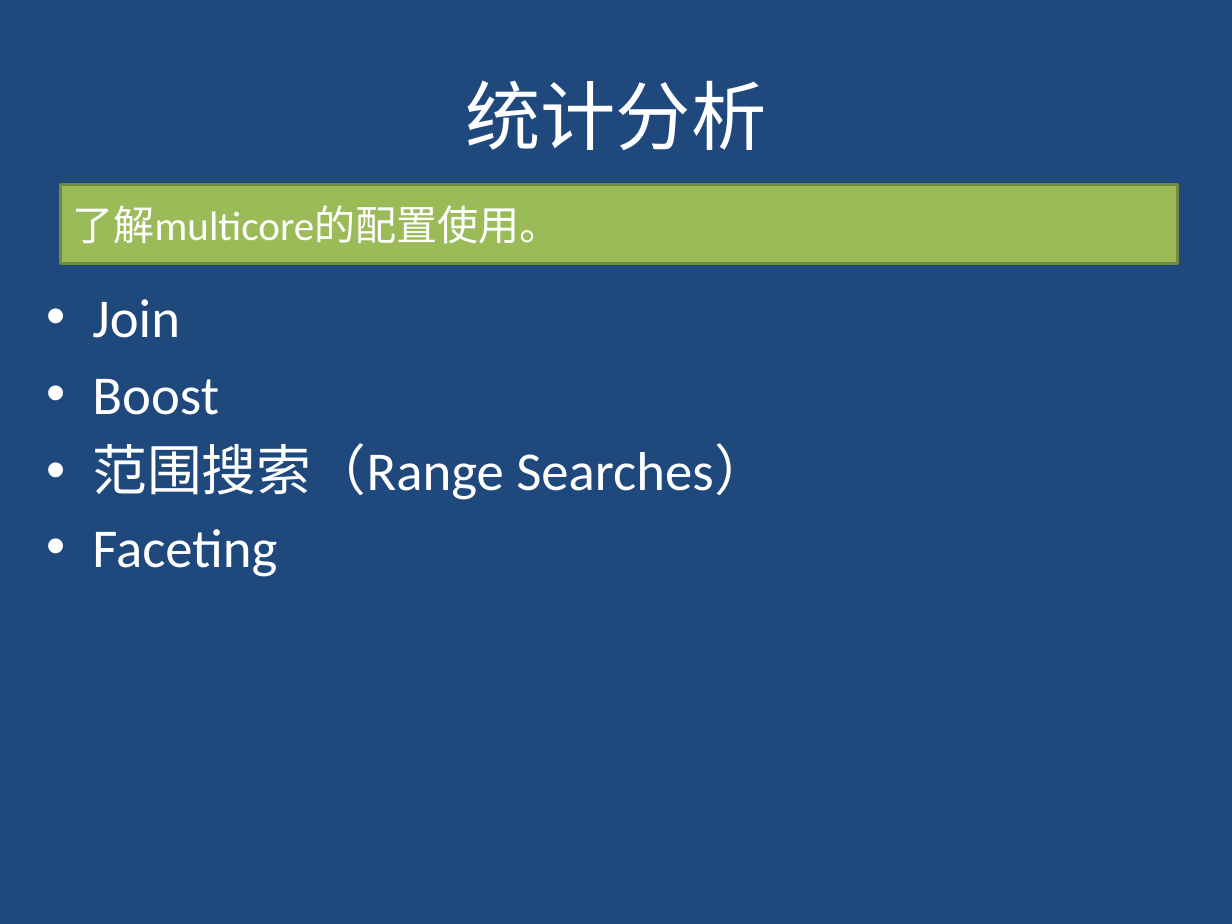
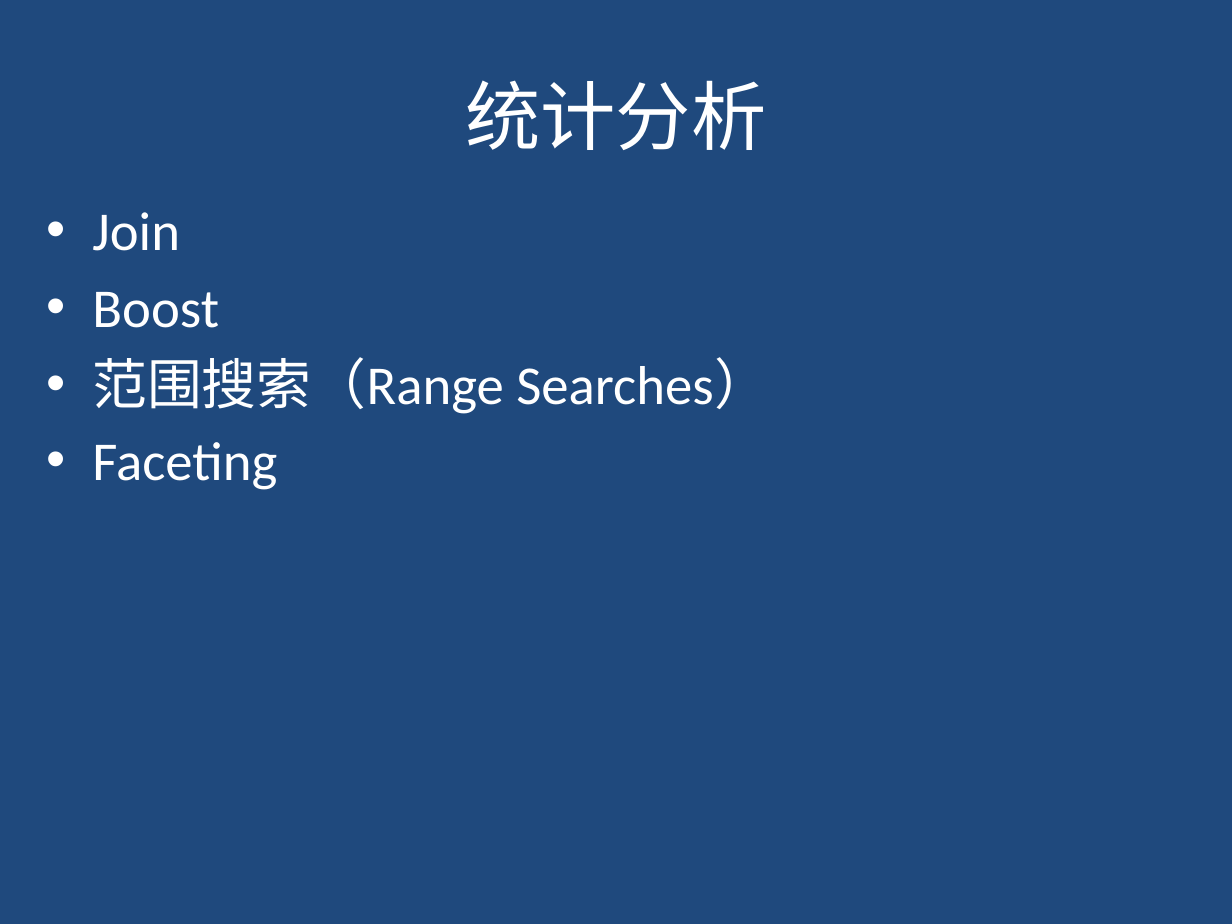
Before and after one commit to gudaoxuri/OpenTrains, a slide deck: slide 25 of Full-Text_Search/PPT/全文检索入门与实践.pptx. Drawn at 1232x924 pixels with LibreOffice and Linux fonts; fonts in the diff are those of the drawing. Boxes give left, top, right and bottom in pixels: in the first picture for what was removed or moved away, otherwise in the second. Text is boxed around its words. In the diff, an @@ line names an element or a change of style, - is before the commit and + after.

```diff
--- a/Full-Text_Search/PPT/全文检索入门与实践.pptx
+++ b/Full-Text_Search/PPT/全文检索入门与实践.pptx
@@ text "Join" moved from (x1=92, y1=299, x2=769, y2=577) to (x1=92, y1=212, x2=769, y2=490) @@
@@ rectangle removed at (x1=60, y1=185, x2=1178, y2=264) @@
-了解multicore的配置使用。
```
Also in this commit, not shown: 3 other slides changed, 1 slide added, 1 slide removed.
